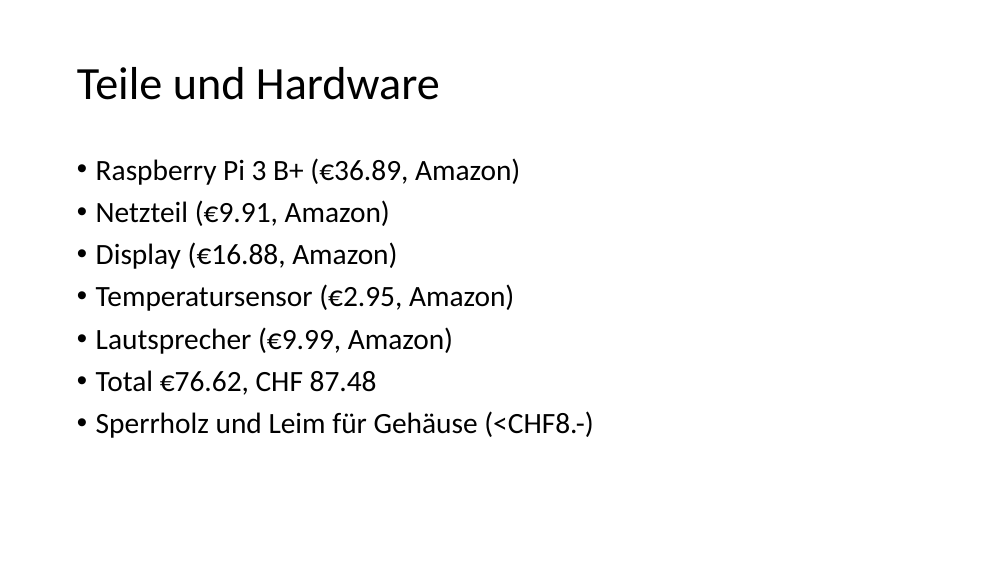
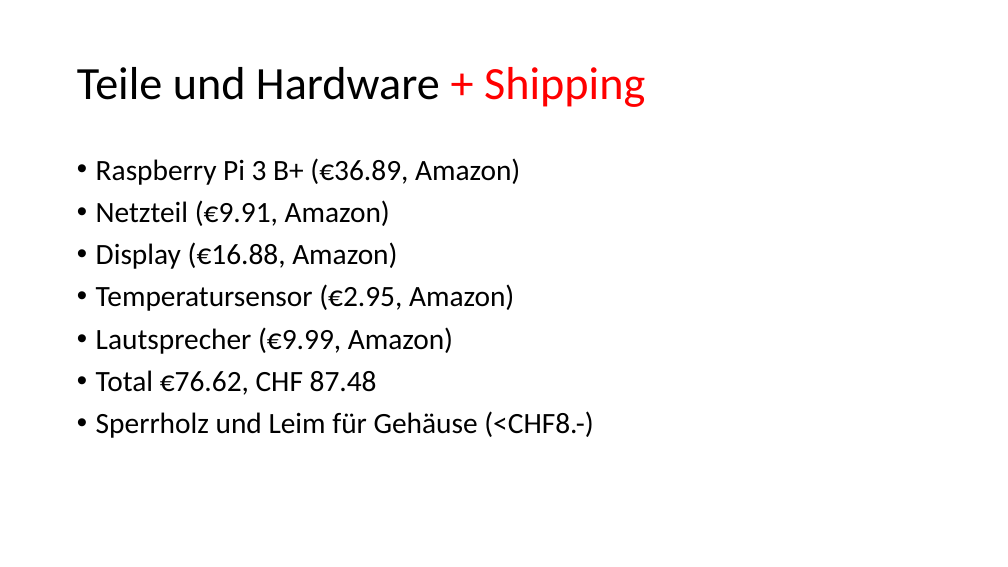
Before and after one commit to dacostaeric/smartpi, a slide deck: slide 5 of doc/project_topic_presentation.pptx (slide 4 before the commit). Drawn at 1008x567 pixels with LibreOffice and Linux fonts; fonts in the diff are those of the drawing. Boxes give left, top, right and bottom in pixels: in the first picture for what was removed or moved away, otherwise in the second. Text is boxed around its words. In the diff, an @@ line names an element or a change of style, - is before the commit and + after.

```diff
--- a/doc/project_topic_presentation.pptx
+++ b/doc/project_topic_presentation.pptx
@@ title at <box>77,67,645,107</box>: text changed @@
-Teile und Hardware
+Teile und Hardware + Shipping
```
Also in this commit, not shown: 3 other slides changed, 2 slides added, 1 other file.
